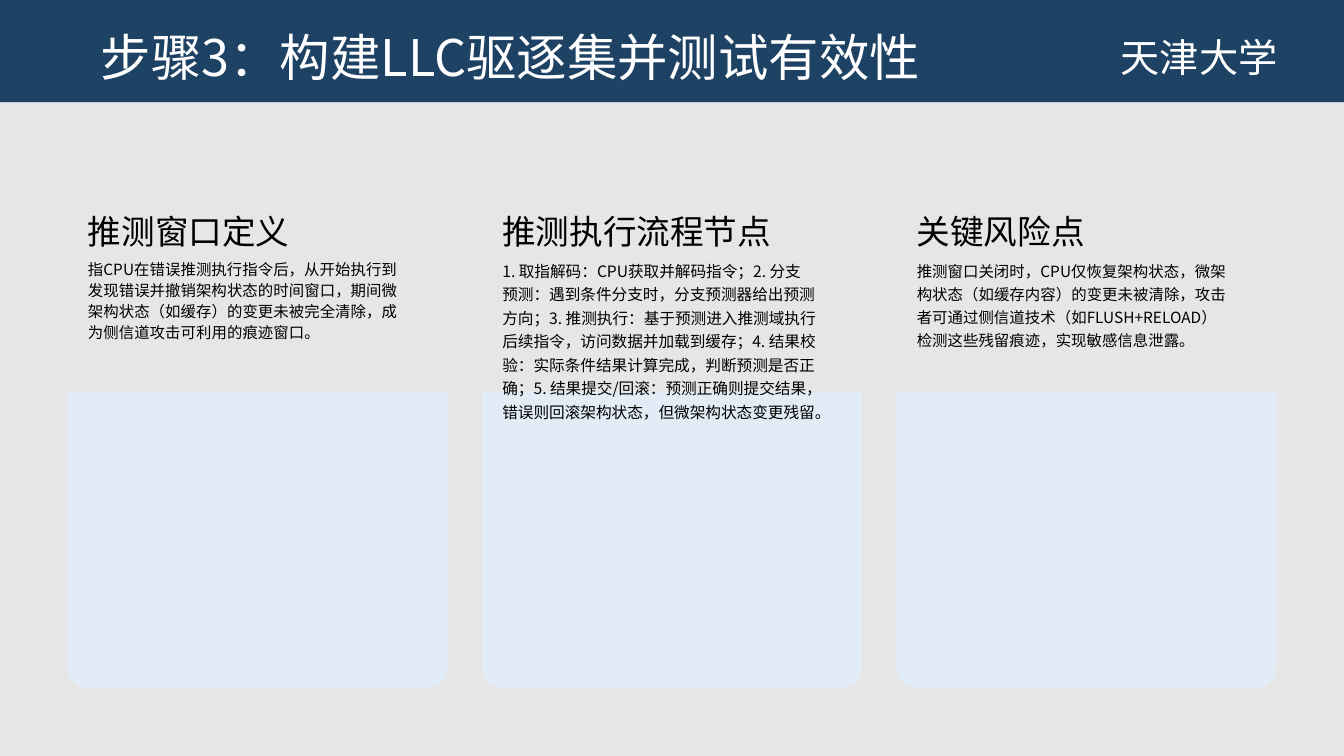
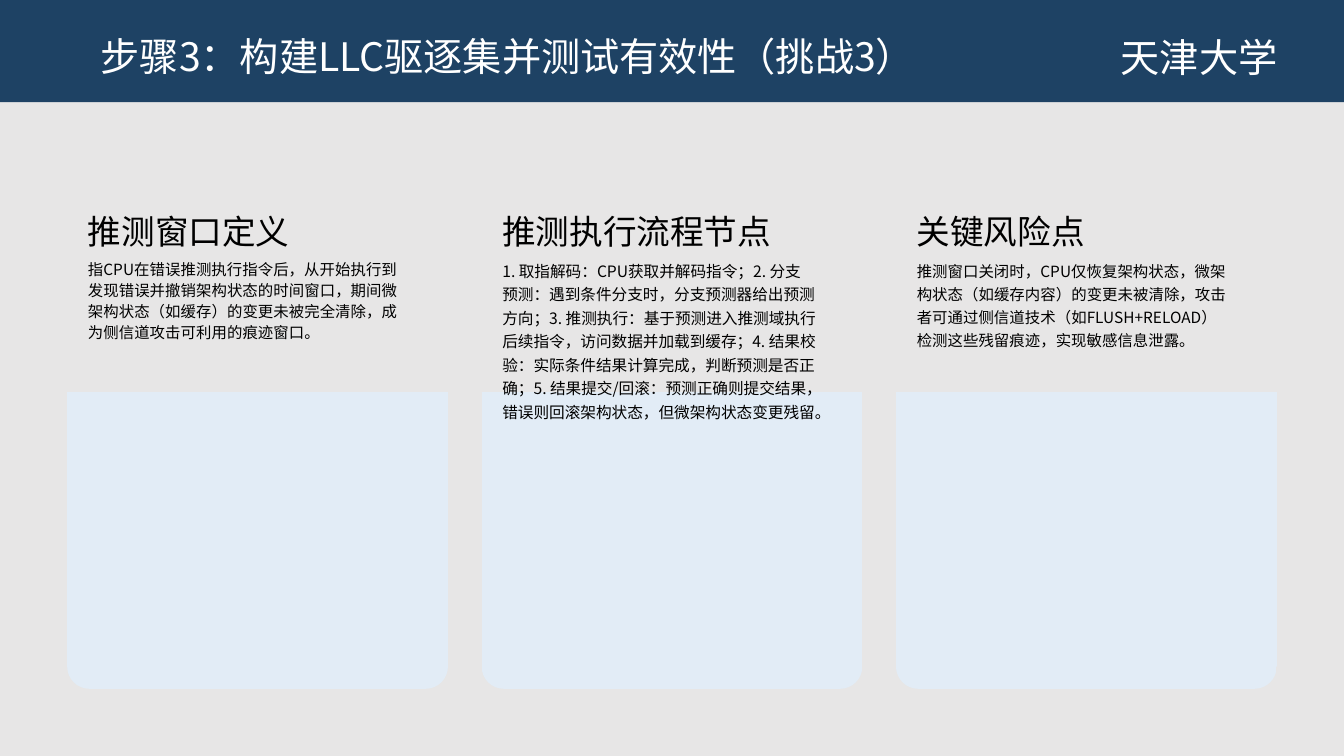
Before and after one commit to JHM2004/amd-microarch-side-channel-testbed, a slide deck: slide 16 of 第1次组会-原理学习-2026-01-07/第一次组会.pptx. Drawn at 1344x756 pixels with LibreOffice and Linux fonts; fonts in the diff are those of the drawing; background and template pictures are left out. Boxes give left, top, right and bottom in pixels: in the first picture for what was removed or moved away, otherwise in the second. Text is boxed around its words. In the diff, an @@ line names an element or a change of style, - is before the commit and + after.

```diff
--- a/第1次组会-原理学习-2026-01-07/第一次组会.pptx
+++ b/第1次组会-原理学习-2026-01-07/第一次组会.pptx
@@ title at <box>101,37,915,75</box>: text changed; size 36 to 28 pt @@
-步骤3：构建LLC驱逐集并测试有效性
+步骤3：构建LLC驱逐集并测试有效性（挑战3）
```
Also in this commit, not shown: 10 other slides changed, 1 slide added, 1 slide removed.
